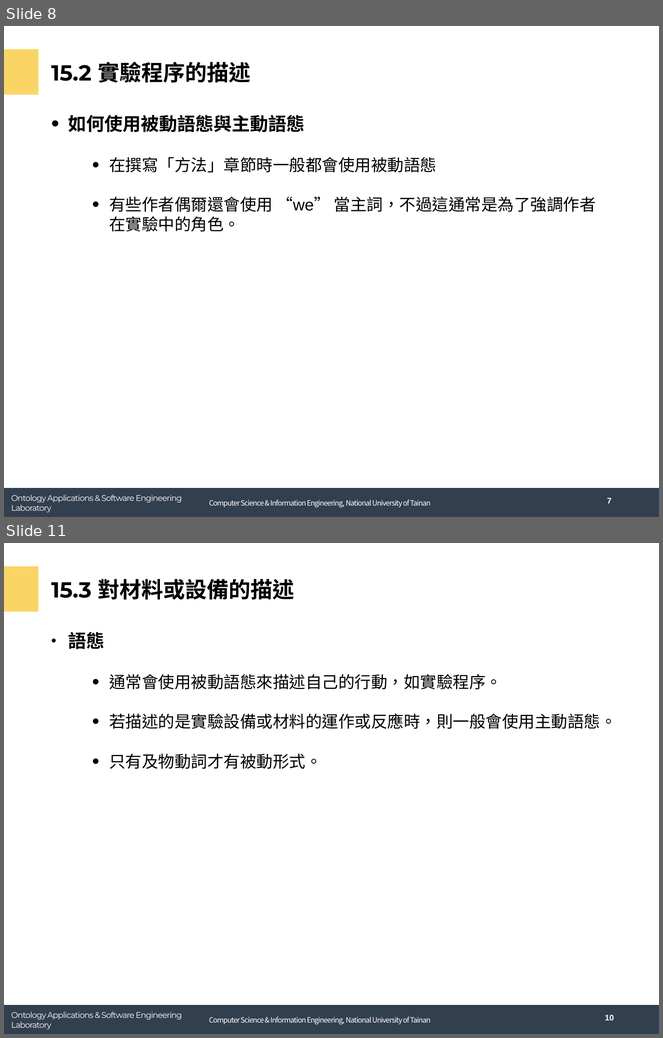
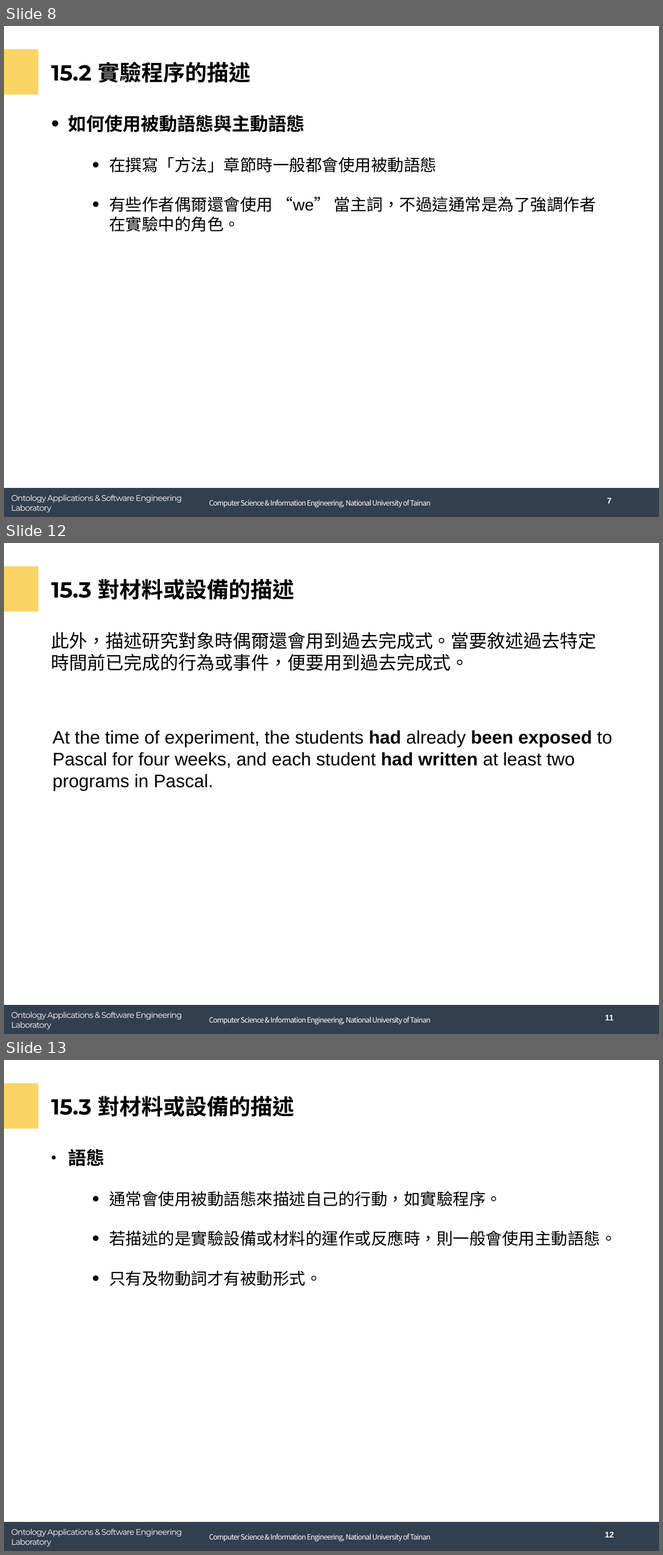
Before and after one commit to andy6804tw/english-learning, a slide deck: tech/report/ch15方法章節.pptx. Shown one above the other, each under a label of ours: slides 8 and 11 before the commit, slides 8, 12 and 13 after it; the slides between them are not shown. The pictures are 663x1038 and 663x1555 pixels, drawn with LibreOffice and Linux fonts; fonts in the diff are those of the drawing; background and template pictures are left out. Boxes give left, top, right and bottom in pixels: in the first picture for what was removed or moved away, otherwise in the second. Text is boxed around its words. In the diff, an @@ line names an element or a change of style, - is before the commit and + after.

```diff
--- a/tech/report/ch15方法章節.pptx
+++ b/tech/report/ch15方法章節.pptx
@@ slide 12 added at box(4, 543, 659, 1034), background #FFFFFF; not listed: 4 template elements that a slide beside it also shows @@
@@ title added at box(51, 579, 294, 600), 48 pt, text #000000, bold @@
+15.3 對材料或設備的描述
@@ text added at box(51, 632, 597, 671), 40 pt, text #000000 @@
+此外，描述研究對象時偶爾還會用到過去完成式。當要敘述過去特定時間前已完成的行為或事件，便要用到過去完成式。
@@ text added at box(52, 730, 612, 791), 40 pt, text #000000 @@
+At the time of experiment, the students had already been exposed to Pascal for four weeks, and each student had written at least two programs in Pascal.
@@ page number added at box(605, 1015, 614, 1021), 18 pt, text #FFFFFF, bold @@
+11
@@ what was slide 11 is now slide 13 @@
@@ page number at box(605, 1532, 614, 1538): text changed @@
-10
+12
```
Also in this commit, not shown: 2 slides changed, 1 other slide added.
